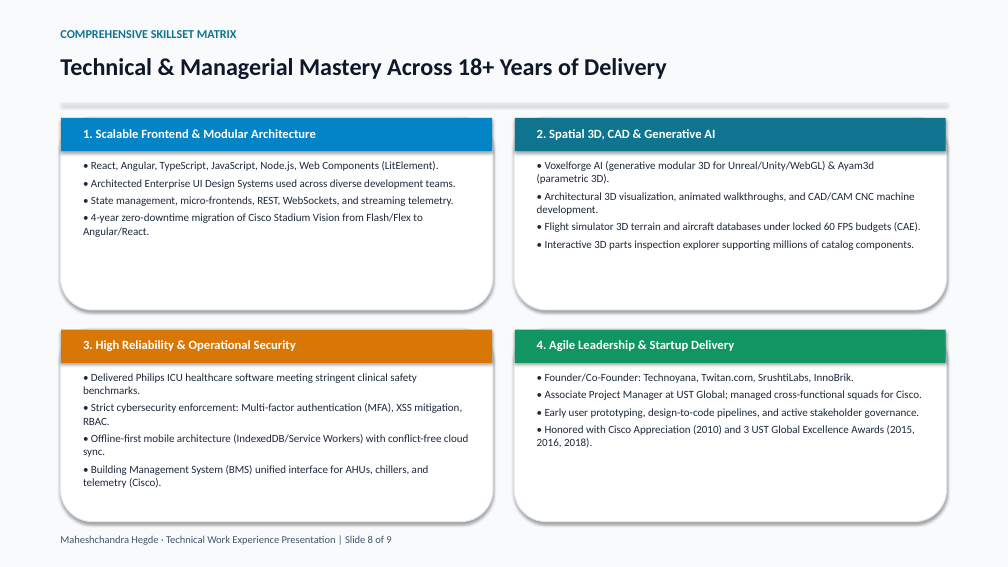
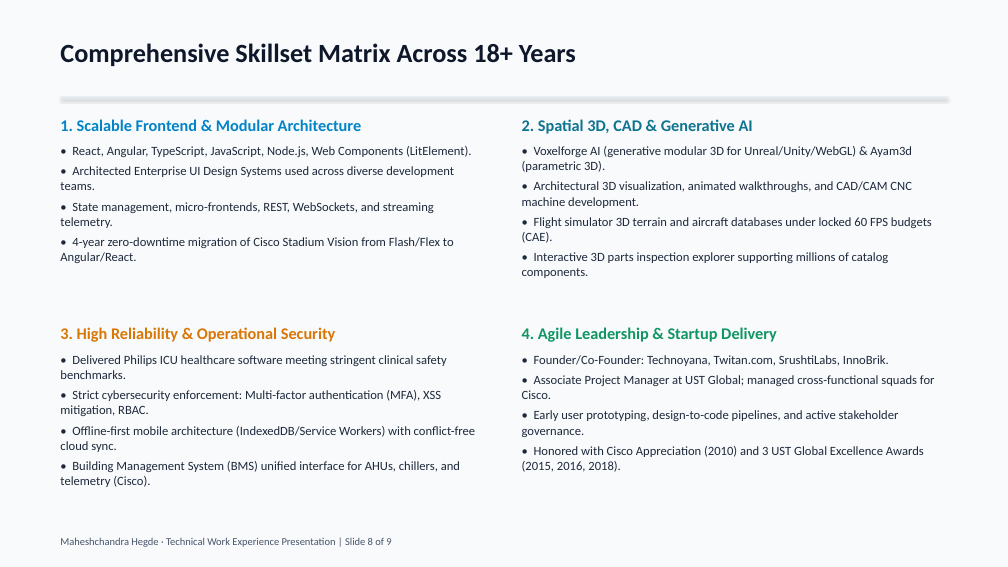
Before and after one commit to hegdemahesh/hegdemahesh.github.io, a slide deck: slide 8 of obayashi_it_presentation/Obayashi_Senior_Manager_IT_Presentation_Maheshchandra_Hegde.pptx. Drawn at 1008x567 pixels with LibreOffice and Linux fonts; fonts in the diff are those of the drawing. Boxes give left, top, right and bottom in pixels: in the first picture for what was removed or moved away, otherwise in the second. Text is boxed around its words. In the diff, an @@ line names an element or a change of style, - is before the commit and + after.

```diff
--- a/obayashi_it_presentation/Obayashi_Senior_Manager_IT_Presentation_Maheshchandra_Hegde.pptx
+++ b/obayashi_it_presentation/Obayashi_Senior_Manager_IT_Presentation_Maheshchandra_Hegde.pptx
@@ text at [60,43,576,66]: text changed; size 11.5 to 25 pt; text colour #0E7490 to #0F172A @@
-COMPREHENSIVE SKILLSET MATRIX
+Comprehensive Skillset Matrix Across 18+ Years
@@ text removed at [60,58,667,79] @@
-Technical & Managerial Mastery Across 18+ Years of Delivery
@@ text at [60,119,361,131]: paragraph added @@
+1. Scalable Frontend & Modular Architecture
@@ text "1. Scalable Frontend & Modular ...": place and size @@
-text "1. Scalable Frontend & Modular ..." at [83,161,456,237]
+text "1. Scalable Frontend & Modular ..." at [60,119,471,263]
@@ rectangle: place and size @@
-rectangle at [60,103,948,105]
+rectangle at [60,97,948,99]
@@ rounded rectangle removed at [60,117,493,310] @@
@@ rectangle removed at [61,118,492,151] @@
@@ rounded rectangle removed at [514,117,947,310] @@
@@ rectangle removed at [515,118,946,151] @@
@@ text at [522,119,753,134]: paragraph added @@
+2. Spatial 3D, CAD & Generative AI
@@ text "2. Spatial 3D, CAD & ...": place and size @@
-text "2. Spatial 3D, CAD & ..." at [537,161,921,250]
+text "2. Spatial 3D, CAD & ..." at [522,119,932,278]
@@ text at [60,146,471,263]: size 10.5 to 12 pt in "• React, Angular, TypeScript, JavaScript, Node.js, Web ...", "• Architected Enterprise UI Design Systems used ...", "• State management, micro-frontends, REST, WebSockets, and ...", "• 4-year zero-downtime migration of Cisco Stadium ..."; more space between paragraphs @@
@@ text removed at [83,129,316,138] @@
-1. Scalable Frontend & Modular Architecture
@@ text at [522,146,932,278]: size 10.5 to 12 pt; more space between paragraphs @@
@@ text removed at [537,129,715,140] @@
-2. Spatial 3D, CAD & Generative AI
@@ text at [60,327,336,342]: paragraph added @@
+3. High Reliability & Operational Security
@@ text "3. High Reliability & Operational ...": place and size @@
-text "3. High Reliability & Operational ..." at [83,373,468,488]
+text "3. High Reliability & Operational ..." at [60,327,475,487]
@@ rounded rectangle removed at [60,329,493,522] @@
@@ rounded rectangle removed at [514,329,947,522] @@
@@ text at [522,327,777,342]: paragraph added @@
+4. Agile Leadership & Startup Delivery
@@ text "4. Agile Leadership & Startup ...": place and size @@
-text "4. Agile Leadership & Startup ..." at [537,373,922,447]
+text "4. Agile Leadership & Startup ..." at [522,327,935,472]
@@ text at [60,355,475,487]: size 10.5 to 12 pt in "• Delivered Philips ICU healthcare software meeting ...", "• Strict cybersecurity enforcement: Multi-factor authenticat ...", "• Offline-first mobile architecture (IndexedDB/Service Worke ...", "• Building Management System (BMS) unified interface ..."; more space between paragraphs @@
@@ rectangle removed at [61,330,492,363] @@
@@ text removed at [83,340,296,351] @@
-3. High Reliability & Operational Security
@@ rectangle removed at [515,330,946,363] @@
@@ text at [522,355,935,472]: size 10.5 to 12 pt in "• Founder/Co-Founder: Technoyana, Twitan.com, SrushtiLabs, I ...", "• Associate Project Manager at UST Global; ...", "• Early user prototyping, design-to-code pipelines, and ...", "• Honored with Cisco Appreciation (2010) and ..."; more space between paragraphs @@
@@ text removed at [537,340,734,351] @@
-4. Agile Leadership & Startup Delivery
```
Also in this commit, not shown: 8 other slides changed, 7 other files.
